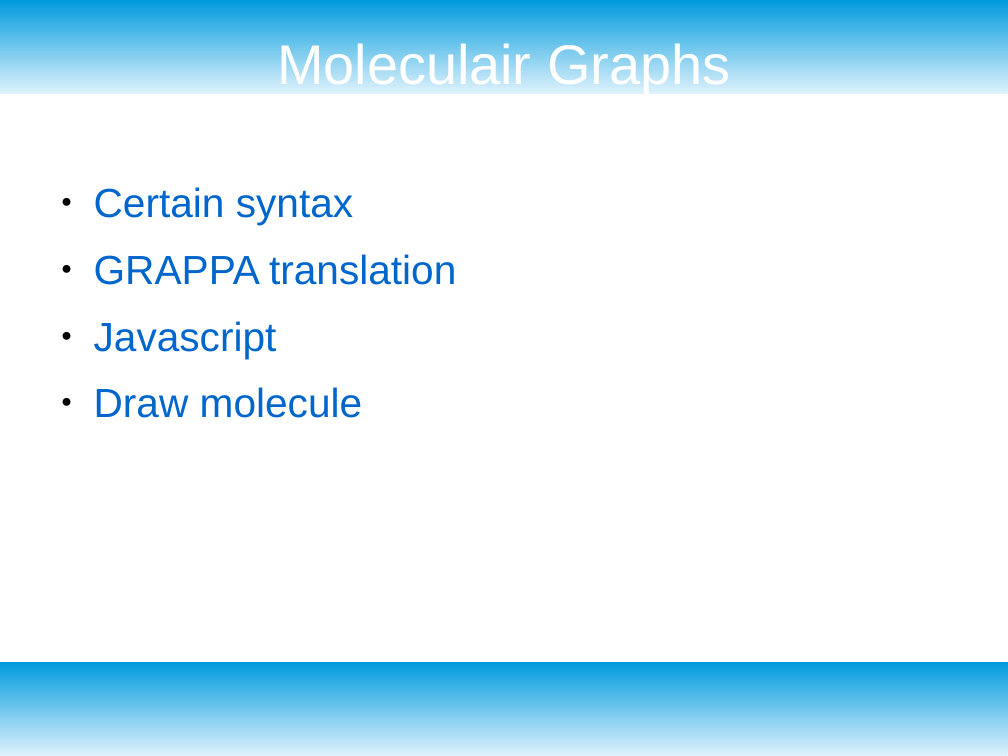
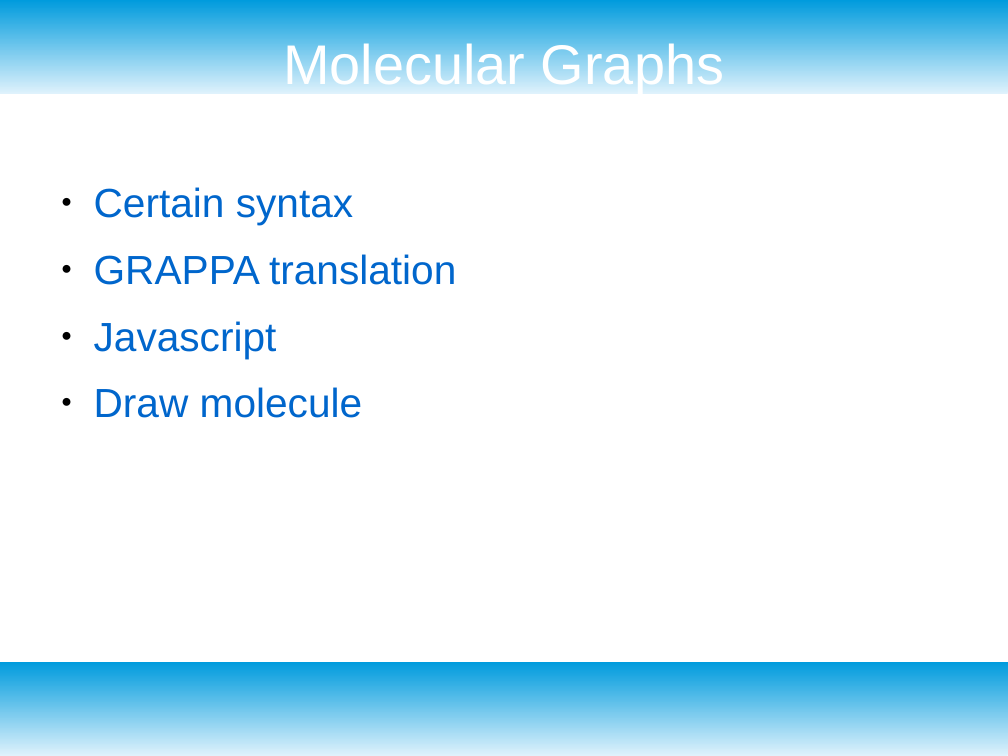
Before and after one commit to CxJuke/Moleculair-graphing-application, a slide deck: slide 1 of Presentations/ProjectProposal.odp. Drawn at 1008x756 pixels with LibreOffice and Linux fonts; fonts in the diff are those of the drawing. Boxes give left, top, right and bottom in pixels: in the first picture for what was removed or moved away, otherwise in the second. Text is boxed around its words. In the diff, an @@ line names an element or a change of style, - is before the commit and + after.

Commit message:
molecular instead of moleculair in presentation

```diff
--- a/Presentations/ProjectProposal.odp
+++ b/Presentations/ProjectProposal.odp
@@ title at [283,40,724,94]: text changed @@
-Moleculair Graphs
+Molecular Graphs
```
Also in this commit, not shown: 1 other file.
